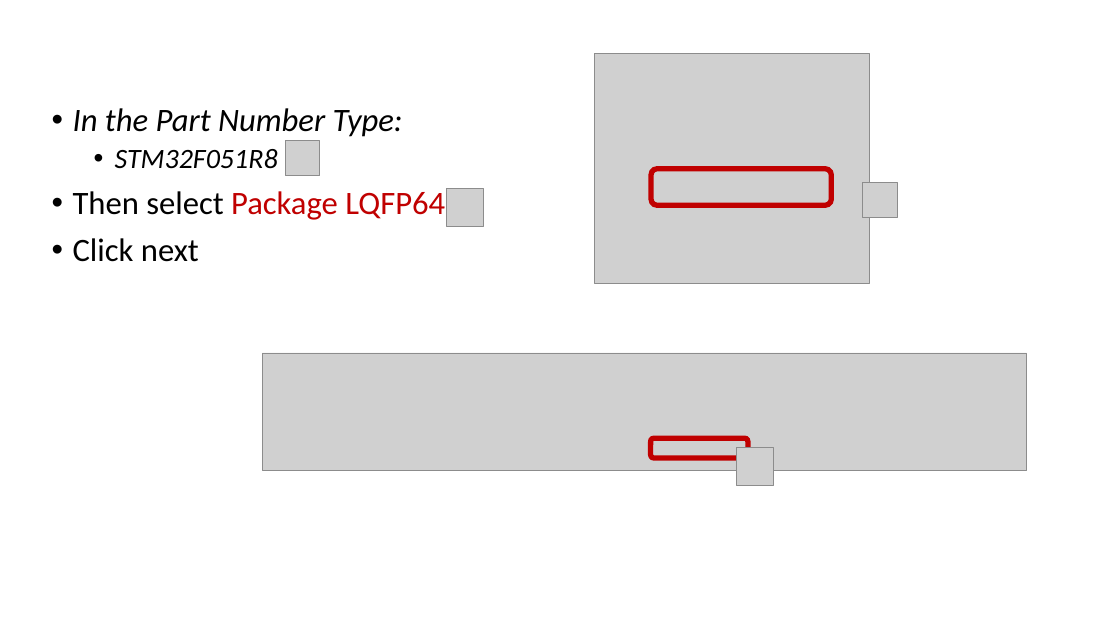
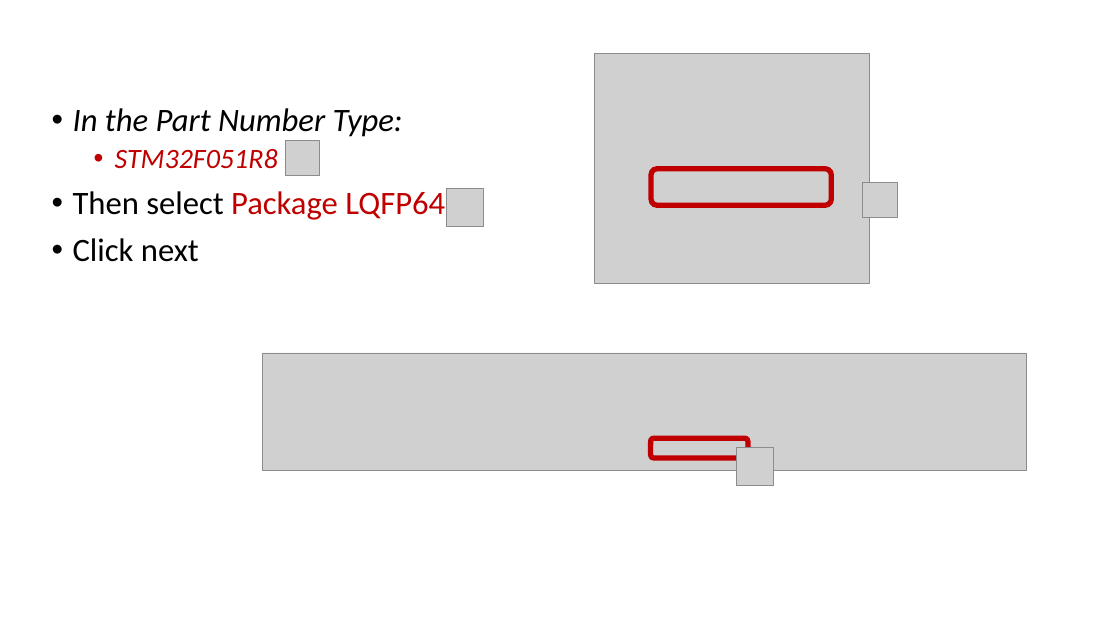
Before and after one commit to Engineering-entrepreneurship-club/stm32-workshop, a slide deck: slide 7 of STM32_Workshop.pptx. Drawn at 1120x630 pixels with LibreOffice and Linux fonts; fonts in the diff are those of the drawing; grey boxes stand for pictures. Boxes give left, top, right and bottom in pixels: in the first picture for what was removed or moved away, otherwise in the second. Text is boxed around its words. In the diff, an @@ line names an element or a change of style, - is before the commit and + after.

```diff
--- a/STM32_Workshop.pptx
+++ b/STM32_Workshop.pptx
@@ text at <box>115,149,278,169</box>: text colour #000000 to #C00000 in "STM32F051R8" @@
```
Also in this commit, not shown: 5 other slides changed, 1 slide removed.
